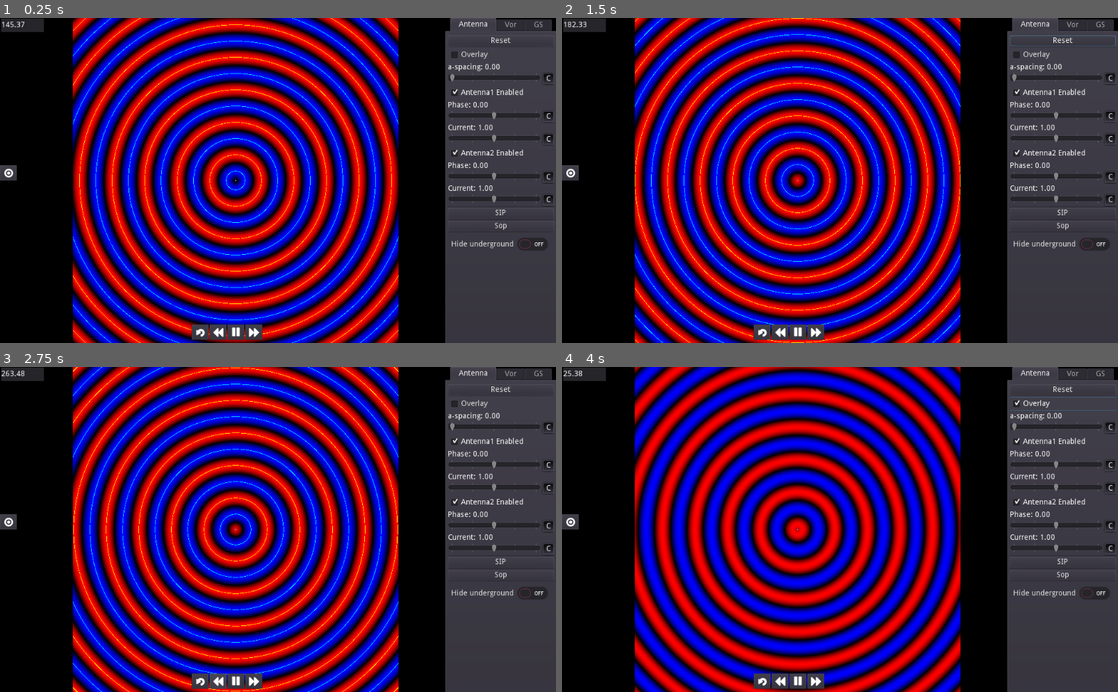
Above: before the commit, frames 1-4 (two rows, left to right).
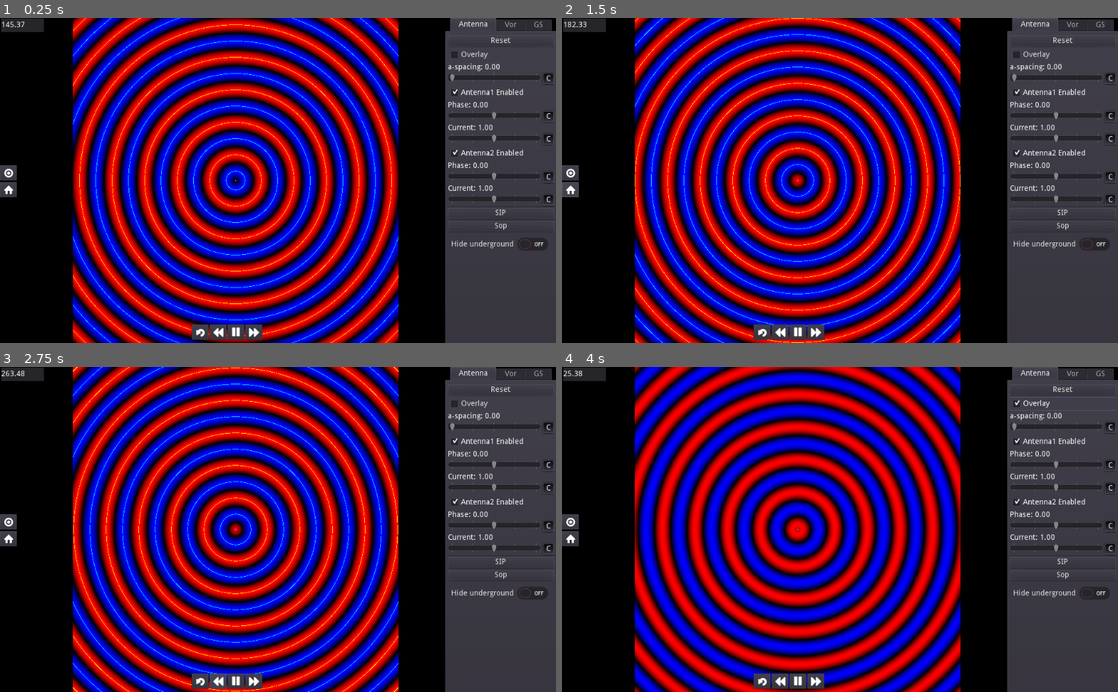
Above: after the commit, the same moments.

Repository: scapegoat57/NavSim
Game: Godot game, scene res://AntennaGraph.tscn
Two runs of this game, one before a commit and one after it. Both use one fixed random seed, a clock stepped at 60 frames per second and the inputs below.
Inputs (mouse positions are in pixels of both pictures, inside the frame that each line leads up to):
- Up to frame 1 (0.25 s): no input
- Up to frame 2 (1.5 s): click "Reset" at 0.5 s; click (573, 190) at 1.27 s
- Up to frame 3 (2.75 s): click (216, 682) at 2 s
- Up to frame 4 (4 s): click (817, 682) at 2.75 s; click "Overlay" at 3.5 s

The runs differ from the first frame. In frame 1, 0.1% of the frame differs, in the area x 0-3%, y 50-56%; in frame 2, 0.2%, in the area x 0-100%, y 5-56%; in frame 3, 0.1%; in frame 4, 0.1%.

Commit message:
Add glide path, PW, and PEW overlays

Diff:
--- /dev/null
+++ b/project/AngleOverlay.gd
@@ -0,0 +1,15 @@
+extends Line2D
+
+export(NodePath) var graph_path
+onready var graph_node = get_node(graph_path)
+export(float) var angle
+
+# Called when the node enters the scene tree for the first time.
+func _ready():
+	pass
+
+func _process(delta):
+	global_position=Vector2.ZERO
+	self.points[0] = graph_node.local_to_world(Vector2.ZERO)+graph_node.rect_global_position
+	var far_point=Vector2(-10000,sin(deg2rad(angle))*10000)
+	points[1]=graph_node.local_to_world(far_point)
--- a/project/AntennaGraph.tscn
+++ b/project/AntennaGraph.tscn
@@ -15,6 +15,8 @@
 [ext_resource path="res://sprites/fastForward.png" type="Texture" id=13]
 [ext_resource path="res://sprites/rewind.png" type="Texture" id=14]
 [ext_resource path="res://sprites/target.png" type="Texture" id=15]
+[ext_resource path="res://AngleOverlay.gd" type="Script" id=16]
+[ext_resource path="res://sprites/home.png" type="Texture" id=17]
 
 [node name="AntennaGraph" type="Control"]
 anchor_right = 1.0
@@ -97,6 +99,58 @@
 margin_bottom = 56.0
 icon = ExtResource( 13 )
 
+[node name="GlidePath" type="Line2D" parent="GraphContainer/Graph"]
+visible = false
+points = PoolVector2Array( 0, 0, 0, 0 )
+width = 1.0
+default_color = Color( 0.937255, 1, 0.4, 1 )
+antialiased = true
+script = ExtResource( 16 )
+graph_path = NodePath("..")
+angle = 3.0
+
+[node name="PW" type="Node2D" parent="GraphContainer/Graph"]
+visible = false
+
+[node name="PW+" type="Line2D" parent="GraphContainer/Graph/PW"]
+points = PoolVector2Array( 0, 0, 0, 0 )
+width = 1.0
+default_color = Color( 0.8, 0.4, 1, 1 )
+antialiased = true
+script = ExtResource( 16 )
+graph_path = NodePath("../..")
+angle = 3.7
+
+[node name="PW-" type="Line2D" parent="GraphContainer/Graph/PW"]
+points = PoolVector2Array( 0, 0, 0, 0 )
+width = 1.0
+default_color = Color( 0.8, 0.4, 1, 1 )
+antialiased = true
+script = ExtResource( 16 )
+graph_path = NodePath("../..")
+angle = 2.3
+
+[node name="PEW" type="Node2D" parent="GraphContainer/Graph"]
+visible = false
+
+[node name="PEW-" type="Line2D" parent="GraphContainer/Graph/PEW"]
+points = PoolVector2Array( 0, 0, 0, 0 )
+width = 1.0
+default_color = Color( 0.4, 1, 0.972549, 1 )
+antialiased = true
+script = ExtResource( 16 )
+graph_path = NodePath("../..")
+angle = 2.65
+
+[node name="PEW+" type="Line2D" parent="GraphContainer/Graph/PEW"]
+points = PoolVector2Array( 0, 0, 0, 0 )
+width = 1.0
+default_color = Color( 0.4, 1, 0.972549, 1 )
+antialiased = true
+script = ExtResource( 16 )
+graph_path = NodePath("../..")
+angle = 3.35
+
 [node name="Panel" type="Panel" parent="."]
 margin_left = 2.0
 margin_top = 1.0
@@ -361,7 +415,7 @@
 
 [node name="VorControls" type="VBoxContainer" parent="TabContainer/Vor"]
 margin_right = 195.0
-margin_bottom = 586.0
+margin_bottom = 564.0
 size_flags_horizontal = 3
 size_flags_vertical = 3
 script = ExtResource( 5 )
@@ -731,6 +785,9 @@
 size_flags_vertical = 3
 script = ExtResource( 8 )
 graph_path = NodePath("../../../GraphContainer/Graph")
+glide_path_path = NodePath("../../../GraphContainer/Graph/GlidePath")
+path_width_path = NodePath("../../../GraphContainer/Graph/PW")
+pew_path = NodePath("../../../GraphContainer/Graph/PEW")
 
 [node name="ResetButton" type="Button" parent="TabContainer/GS/GSControls"]
 margin_right = 195.0
@@ -975,10 +1032,28 @@
 margin_bottom = 400.0
 text = "Hide underground"
 
+[node name="GlideAngleButton" type="CheckButton" parent="TabContainer/GS/GSControls"]
+margin_top = 404.0
+margin_right = 195.0
+margin_bottom = 444.0
+text = "Glide Angle"
+
+[node name="PathWidthButton" type="CheckButton" parent="TabContainer/GS/GSControls"]
+margin_top = 448.0
+margin_right = 195.0
+margin_bottom = 488.0
+text = "Path Width"
+
+[node name="PEWButton" type="CheckButton" parent="TabContainer/GS/GSControls"]
+margin_top = 492.0
+margin_right = 195.0
+margin_bottom = 532.0
+text = "PEW"
+
 [node name="Button" type="Button" parent="TabContainer/GS/GSControls"]
-margin_top = 404.0
-margin_right = 195.0
-margin_bottom = 424.0
+margin_top = 536.0
+margin_right = 195.0
+margin_bottom = 556.0
 text = "Swap"
 
 [node name="RulerVisibleButton" type="Button" parent="."]
@@ -990,6 +1065,15 @@
 rect_scale = Vector2( 0.5, 0.5 )
 toggle_mode = true
 icon = ExtResource( 15 )
+
+[node name="HomeButton" type="Button" parent="."]
+anchor_top = 0.5
+anchor_bottom = 0.5
+margin_top = 3.0
+margin_right = 62.0
+margin_bottom = 59.0
+rect_scale = Vector2( 0.5, 0.5 )
+icon = ExtResource( 17 )
 
 [connection signal="gui_input" from="GraphContainer/Graph" to="GraphContainer/Graph" method="_on_Graph_gui_input"]
 [connection signal="pressed" from="GraphContainer/Graph/HBoxContainer/ResetTimeButton" to="GraphContainer/Graph" method="reset_time"]
@@ -1034,5 +1118,9 @@
 [connection signal="value_changed" from="TabContainer/GS/GSControls/SBOPhase/SBOPhaseSlider" to="TabContainer/GS/GSControls" method="_on_SBOPhaseSlider_value_changed"]
 [connection signal="value_changed" from="TabContainer/GS/GSControls/SBOCurrent/SBOCurrentSlider" to="TabContainer/GS/GSControls" method="_on_SBOCurrentSlider_value_changed"]
 [connection signal="toggled" from="TabContainer/GS/GSControls/HideUnderground" to="GraphContainer/Graph" method="hide_below_ground"]
+[connection signal="toggled" from="TabContainer/GS/GSControls/GlideAngleButton" to="TabContainer/GS/GSControls" method="_on_GlideAngleButton_toggled"]
+[connection signal="toggled" from="TabContainer/GS/GSControls/PathWidthButton" to="TabContainer/GS/GSControls" method="_on_PathWidthButton_toggled"]
+[connection signal="toggled" from="TabContainer/GS/GSControls/PEWButton" to="TabContainer/GS/GSControls" method="_on_PEWButton_toggled"]
 [connection signal="pressed" from="TabContainer/GS/GSControls/Button" to="TabContainer/GS/GSControls" method="_on_Swap_pressed"]
 [connection signal="toggled" from="RulerVisibleButton" to="GraphContainer/Graph/AngleRuler" method="set_visible"]
+[connection signal="pressed" from="HomeButton" to="GraphContainer/Graph" method="set_origin" binds= [ Vector2( 0, 0 ) ]]
--- a/project/GSControls.gd
+++ b/project/GSControls.gd
@@ -2,6 +2,9 @@
 
 export var graph_path:NodePath
 onready var graph_node=get_node(graph_path) as RadiationGraph;
+export var glide_path_path:NodePath
+export var path_width_path:NodePath
+export var pew_path:NodePath
 
 func _ready():
 	connect("visibility_changed",self,"changed")
@@ -9,7 +12,12 @@
 func changed():
 	if get_parent().visible:
 		graph_node.set_zoom_level(40)
+		graph_node.set_origin(Vector2.ZERO)
 		_on_ResetButton_pressed()
+	else:
+		$GlideAngleButton.pressed=false
+		$PathWidthButton.pressed=false
+		$PEWButton.pressed=false
 
 func _on_ResetButton_pressed():
 	$CSBEnabled.pressed=true;
@@ -41,6 +49,9 @@
 	$HideUnderground.pressed=false
 	graph_node.hide_below_ground(false)
 
+	$GlideAngleButton.pressed=false
+	$PathWidthButton.pressed=false
+	$PEWButton.pressed=false
 
 
 func _on_CSBEnabled_toggled(button_pressed):
@@ -81,3 +92,15 @@
 	else:
 		$CSBEnabled.pressed=true
 		$SBOEnabled.pressed=false
+
+
+func _on_GlideAngleButton_toggled(button_pressed):
+	(get_node(glide_path_path) as Node2D).visible=button_pressed
+
+
+func _on_PathWidthButton_toggled(button_pressed):
+	(get_node(path_width_path) as Node2D).visible=button_pressed
+
+
+func _on_PEWButton_toggled(button_pressed):
+	(get_node(pew_path) as Node2D).visible=button_pressed
--- a/project/graph_controls.gd
+++ b/project/graph_controls.gd
@@ -9,6 +9,7 @@
 func changed():
 	if get_parent().visible:
 		graph_node.set_zoom_level(10)
+		graph_node.set_origin(Vector2.ZERO)
 		_on_ResetButton_pressed()
 
 
--- a/project/radiation_graph.gd
+++ b/project/radiation_graph.gd
@@ -93,6 +93,10 @@
 	var local_to_uv= (local_coordinates+origin)/-zoom_level+Vector2(0.5,0.5)
 	return local_to_uv * self.rect_size
 
+func world_to_local(world_coordinates):
+	var uv=world_coordinates/rect_size
+	return uv_to_local(uv)
+
 
 func toggle_antenna(enabled, index):
 	var param="ant"+String(index)+"_enabled"
@@ -121,3 +125,7 @@
 
 func increase_time_scale(value):
 	set_time_scale(time_scale + value)
+
+func set_origin(value):
+	origin=value
+	material.set_shader_param("origin",value)
--- /dev/null
+++ b/project/rope.tscn
@@ -0,0 +1,32 @@
+[gd_scene load_steps=3 format=2]
+
+[sub_resource type="RectangleShape2D" id=1]
+extents = Vector2( 20, 6.5 )
+
+[sub_resource type="RectangleShape2D" id=2]
+extents = Vector2( 274.5, 22.5 )
+
+[node name="Node2D" type="Node2D"]
+
+[node name="Area2D" type="RigidBody2D" parent="."]
+position = Vector2( 105, 104 )
+
+[node name="CollisionShape2D" type="CollisionShape2D" parent="Area2D"]
+shape = SubResource( 1 )
+
+[node name="Area2D2" type="RigidBody2D" parent="."]
+position = Vector2( 158, 103 )
+
+[node name="CollisionShape2D2" type="CollisionShape2D" parent="Area2D2"]
+shape = SubResource( 1 )
+
+[node name="PinJoint2D" type="PinJoint2D" parent="."]
+position = Vector2( 131, 106 )
+node_a = NodePath("../Area2D")
+node_b = NodePath("../Area2D2")
+
+[node name="StaticBody2D" type="StaticBody2D" parent="."]
+position = Vector2( 357, 221 )
+
+[node name="CollisionShape2D" type="CollisionShape2D" parent="StaticBody2D"]
+shape = SubResource( 2 )
--- a/project/vor_controls.gd
+++ b/project/vor_controls.gd
@@ -10,6 +10,7 @@
 func changed():
 	if get_parent().visible:
 		graph_node.set_zoom_level(10)
+		graph_node.set_origin(Vector2.ZERO)
 		_on_ResetButton_pressed()
 
 func _on_ResetButton_pressed():
Not shown: 1 places in project/AntennaGraph.tscn that only renumber resources
Binary file added: project/sprites/home.png
Not shown, added: project/sprites/home.png.import
